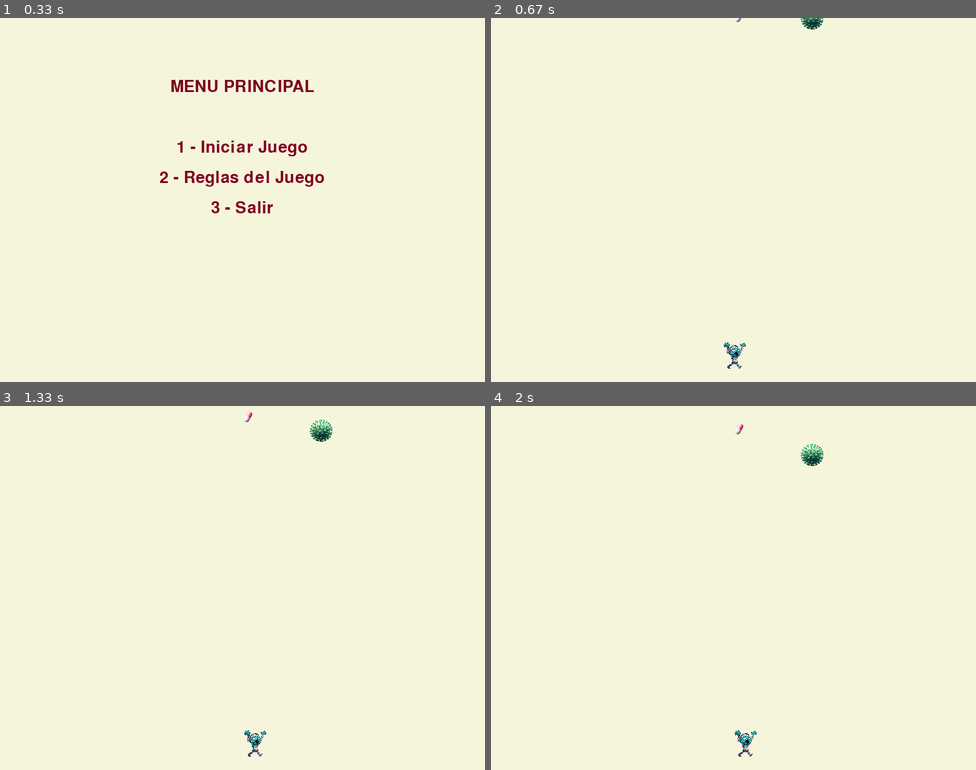
Above: before the commit, frames 1-4 (two rows, left to right).
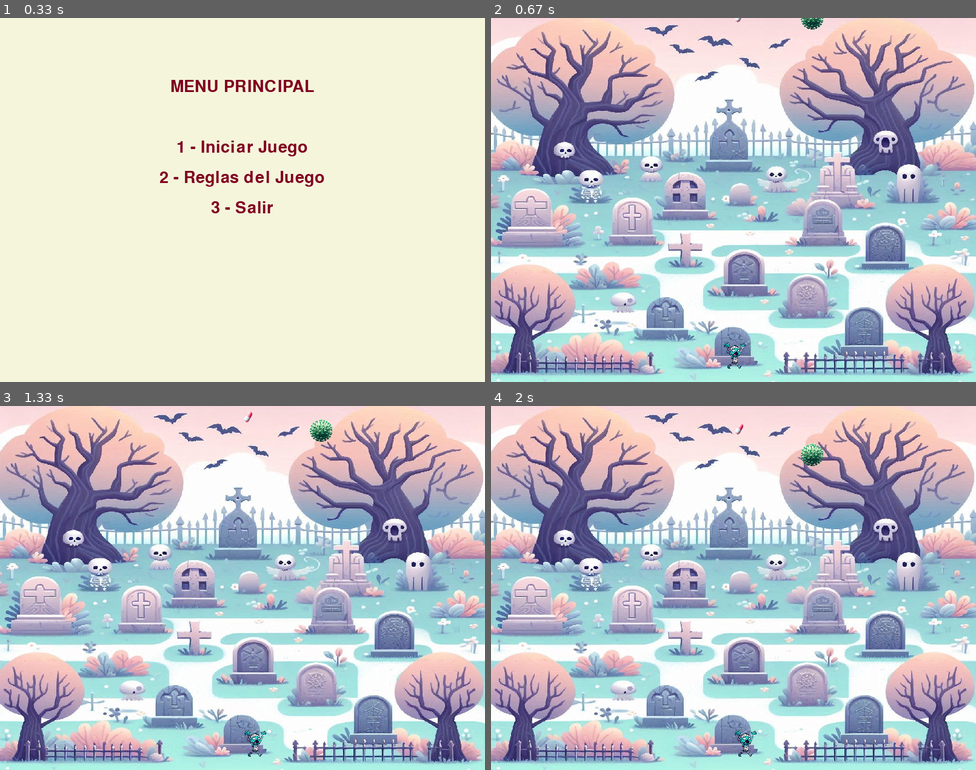
Above: after the commit, the same moments.

Repository: VictoriaCema/Pygame_2doParcial
Game: pygame game, started from main_juego.py
The game is run twice, just before and just after one commit, with the same random seed, the same clock (stepped at 60 frames per second) and the same inputs.
Inputs:
- Up to frame 1 (0.33 s): no input
- Up to frame 2 (0.67 s): tap 1 at 0.33 s
- Up to frame 3 (1.33 s): hold Right 0.67-1.13 s; hold Right from 1.17 s (still down)
- Up to frame 4 (2 s): release Right at 1.63 s; hold Left from 1.67 s (still down)

Frame 1 is identical in both runs. In frame 2, 94% of the frame differs, in the area x 0-100%, y 0-100%; in frame 3, 94%; in frame 4, 94%.

Commit message:
agregamos imagen de fondo

Diff:
--- a/funciones.py
+++ b/funciones.py
@@ -2,22 +2,23 @@
 import random
 from variables import *
 
-def reproducir_musica(musica, volumen=0.4): # Cargar y reproducir música de fondo
+def reproducir_musica(musica, volumen=0.2): # Cargar y reproduce la música de fondo
     pygame.mixer.music.load(musica)
     pygame.mixer.music.set_volume(volumen)  # Ajusta el volumen (0.0 a 1.0)
-    pygame.mixer.music.play(-1)  # Repetir la música indefinidamente
+    pygame.mixer.music.play(-1)  # Esto repite la música indefinidamente
 
 def detectar_colision_pildora(rect_personaje, rect_pildora, estado_jugador, medidas_ventana, sonido_pildora):
     """Maneja la colisión entre Somvicks y la píldora."""
     if rect_personaje.colliderect(rect_pildora):
         sonido_pildora.play()
         estado_jugador["pildoras"] += 1
-        print(f"¡Antídotos recogidos: {estado_jugador['pildoras']}!")
+        print(f"¡Pildoras recogidas: {estado_jugador['pildoras']}!")
         # Reiniciar la posición de la píldora
         x_pildora = random.randint(0, medidas_ventana[0] - rect_pildora.width)
         y_pildora = -rect_pildora.height
         return x_pildora, y_pildora, True
     return rect_pildora.x, rect_pildora.y, False
+
 def detectar_colision_virus(rect_personaje, rect_virus, estado_jugador, medidas_ventana, sonido_virus):
     """Maneja la colisión entre Somvicks y el virus."""
     if rect_personaje.colliderect(rect_virus):
@@ -32,7 +33,7 @@
 
 def mostrar_pantalla_final(ventana, resultado, medidas_ventana, img_ganaste, img_gameover, sonido_ganar, sonido_perder):
     """Muestra la pantalla final según el resultado del juego."""
-    ventana.fill((0, 0, 0))  # Fondo negro
+    ventana.fill((0, 0, 0))
     if resultado == "ganaste":
         sonido_ganar.play()
         ventana.blit(img_ganaste, ((medidas_ventana[0] - 400) // 2, (medidas_ventana[1] - 300) // 2))
@@ -44,30 +45,27 @@
 def mostrar_menu(ventana, medidas_ventana, beige_clarito):
     """Muestra el menú principal y gestiona las opciones del usuario."""
     menu_activo = True
-    fuente = pygame.font.Font(None, 40)  # Fuente para el texto
-    ventana.fill(beige_clarito)  # Fondo del menú
+    fuente = pygame.font.Font(None, 40)
+    ventana.fill(beige_clarito)
 
     while menu_activo:
-        ventana.fill(beige_clarito)  # Fondo beige
-        # Renderizar texto
+        ventana.fill(beige_clarito)
         titulo = fuente.render("MENU PRINCIPAL", True, (128, 0, 32))
         opcion1 = fuente.render("1 - Iniciar Juego", True, (128, 0, 32))
         opcion2 = fuente.render("2 - Reglas del Juego", True, (128, 0, 32))
         opcion3 = fuente.render("3 - Salir", True, (128, 0, 32))
 
-        # Posicionar texto en la pantalla
         ventana.blit(titulo, ((medidas_ventana[0] - titulo.get_width()) // 2, 100))
         ventana.blit(opcion1, ((medidas_ventana[0] - opcion1.get_width()) // 2, 200))
         ventana.blit(opcion2, ((medidas_ventana[0] - opcion2.get_width()) // 2, 250))
         ventana.blit(opcion3, ((medidas_ventana[0] - opcion3.get_width()) // 2, 300))
 
-        pygame.display.flip()  # Actualizar pantalla
+        pygame.display.flip()
 
-        # Manejar eventos
-        for event in pygame.event.get():
+        for event in pygame.event.get(): # Esta parte captura los eventos del menu
             if event.type == pygame.QUIT:
                 pygame.quit()
-                exit()  # Salir del programa
+                exit()
 
             if event.type == pygame.KEYDOWN:
                 if event.key == pygame.K_1:  # Opción 1: Iniciar juego
@@ -135,7 +133,7 @@
 def actualizar_pildora(contador_pildora, x_pildora, y_pildora):
     """Actualiza la posición de la píldora."""
     contador_pildora += 1
-    if contador_pildora >= caida_cada_n_frames:
+    if contador_pildora >= caida_cada_n_vueltas:
         y_pildora += 1
         contador_pildora = 0
 
@@ -156,7 +154,8 @@
 
 def dibujar_elementos(ventana, x_somvicks, y_somvicks, x_pildora, y_pildora, x_virus, y_virus):
     """Dibuja los elementos en la pantalla."""
-    ventana.fill(beige_clarito)
+    ventana.blit(imagen_fondo, (0, 0))
+    #ventana.fill(beige_clarito)
     ventana.blit(somvicks, (x_somvicks, y_somvicks))
     ventana.blit(pildora, (x_pildora, y_pildora))
     ventana.blit(virus, (x_virus, y_virus))
@@ -166,7 +165,7 @@
 def mostrar_pantalla_final(ventana, resultado):
     """Muestra la pantalla final según el resultado del juego."""
     if resultado == "ganaste":
-        sonido_ganar.play()
+        sonido_ganar.play(imagen_fondo)
         ventana.fill((0, 0, 0))
         ventana.blit(ganaste_img, ((medidas_ventana[0] - 400) // 2, (medidas_ventana[1] - 300) // 2))
     elif resultado == "perdiste":
--- a/main_juego.py
+++ b/main_juego.py
@@ -1,5 +1,4 @@
 import pygame
-import random
 from variables import *
 from funciones import *
 
@@ -10,22 +9,22 @@
 
 reproducir_musica("C:/Users/Victoria/Desktop/SomvicksPygame/musica.mp3")
 
-# Bucle principal (para que la ventana no se cierre de inmediato)
+# Bucle inicial, muestra el menu principal con las reglas del juego
 ejecutando = 1
 while ejecutando == 1:
     opcion = mostrar_menu(ventana, medidas_ventana, beige_clarito)
 
     if opcion == "iniciar":
-        # Inicia el juego (coloca aquí el bucle del juego)
-        # Reiniciar estado del jugador y posiciones
+
+        # Reiniciar estado del jugador y posiciones por si se elije jugar otra partida
         estado_jugador, x_pildora, y_pildora, x_virus, y_virus, x_somvicks, y_somvicks = inicializar_estado_juego()
         contador_pildora = 0
         resultado = None
 
-        jugando = 1
+        jugando = 1 # Bucle del juego propiamente dicho
         while jugando == 1:
             for event in pygame.event.get():
-                if event.type == pygame.QUIT:  # Cerrar al hacer clic en la X de la ventana
+                if event.type == pygame.QUIT:
                     jugando = False
 
             # Mover el Somvicks de izquierda a derecha con las teclas de flechitas del teclado
@@ -60,6 +59,7 @@
                     resultado = "perdiste"
                     jugando = 2
 
+
             # Dibujar pantalla
             dibujar_elementos(ventana, x_somvicks, y_somvicks,x_pildora, y_pildora, x_virus, y_virus)
 
--- a/variables.py
+++ b/variables.py
@@ -9,7 +9,6 @@
 
 # Diccionario con la información del jugador
 estado_jugador = {
-    "nombre": "jugador",
     "vidas": 3,
     "pildoras": 0,
     "virus": 0
@@ -19,28 +18,32 @@
 print(estado_jugador)
 
 # Carga del Somvicks!! <3
-somvicks = pygame.image.load("C:/Users/Victoria/Desktop/SomvicksPygame/pequeñoSomvicks.png")  # Reemplaza con la ruta de tu imagen
+somvicks = pygame.image.load("C:/Users/Victoria/Desktop/SomvicksPygame/pequeñoSomvicks.png")
 # Achicar a Somvicks
 ancho_somvicks, alto_somvicks = 50, 50
-somvicks = pygame.transform.scale(somvicks, (ancho_somvicks, alto_somvicks))  # Redimensiona a 50x50 píxeles
+somvicks = pygame.transform.scale(somvicks, (ancho_somvicks, alto_somvicks))
 
-# Cargar y redimensionar la píldora
+# Estas variables guardan los datos de la pildora
 pildora = pygame.image.load("C:/Users/Victoria/Desktop/SomvicksPygame/pildora.png")
 ancho_pildora, alto_pildora = 25, 25
 pildora = pygame.transform.scale(pildora, (ancho_pildora, alto_pildora))
 
-# Cargar y redimensionar el virus
+# Estas variables guardan los datos del virus
 virus = pygame.image.load("C:/Users/Victoria/Desktop/SomvicksPygame/virus.png")
 ancho_virus, alto_virus = 40, 40
 virus = pygame.transform.scale(virus, (ancho_virus, alto_virus))
 
-# Cargar imagen de "Game Over"
+# Fondo
+imagen_fondo = pygame.image.load("C:/Users/Victoria/Desktop/SomvicksPygame/fondo.png")
+imagen_fondo = pygame.transform.scale(imagen_fondo, medidas_ventana)
+
+# estas variables guardan la imagen que aparece cuando perdes
 game_over_img = pygame.image.load("C:/Users/Victoria/Desktop/SomvicksPygame/gameover.png")
-game_over_img = pygame.transform.scale(game_over_img, (400, 300))  # Ajustar tamaño
+game_over_img = pygame.transform.scale(game_over_img, (400, 300))
 
-# Cargar imagen de "Ganaste"
+# Estas variables pertenece a la imagen que aparece cuanod ganas
 ganaste_img = pygame.image.load("C:/Users/Victoria/Desktop/SomvicksPygame/ganaste.png")
-ganaste_img = pygame.transform.scale(ganaste_img, (400, 300))  # Ajustar tamaño
+ganaste_img = pygame.transform.scale(ganaste_img, (400, 300))
 
 
 # Posición inicial del personaje
@@ -54,17 +57,17 @@
 x_pildora = random.randint(0, medidas_ventana[0] - ancho_pildora)
 y_pildora = -alto_pildora  # Comienza fuera de la pantalla (borde superior)
 velocidad_pildora = 1
-contador_pildora = 0  # Contador para controlar la caída de la píldora
-caida_cada_n_frames = 2  # Mover la píldora cada 5 cuadros
+contador_pildora = 0  # Contador de la caída de la píldora
+caida_cada_n_vueltas = 2  # Mover la píldora cada 5 cuadros
 
 # Variables del virus
 x_virus = random.randint(0, medidas_ventana[0] - ancho_virus)
 y_virus = -alto_virus
-velocidad_virus = 1 # El virus cae más rápido que la píldora
+velocidad_virus = 1
 
 resultado = None
 
-# Cargar sonido
+# Estas variables guardan el sonido de cada colision y cuando ganas o perdes
 sonido_pildora = pygame.mixer.Sound("C:/Users/Victoria/Desktop/SomvicksPygame/pildora.wav")
 sonido_virus = pygame.mixer.Sound("C:/Users/Victoria/Desktop/SomvicksPygame/virus1.wav")
 sonido_ganar = pygame.mixer.Sound("C:/Users/Victoria/Desktop/SomvicksPygame/ganar.wav")
Binary file added: fondo.png
